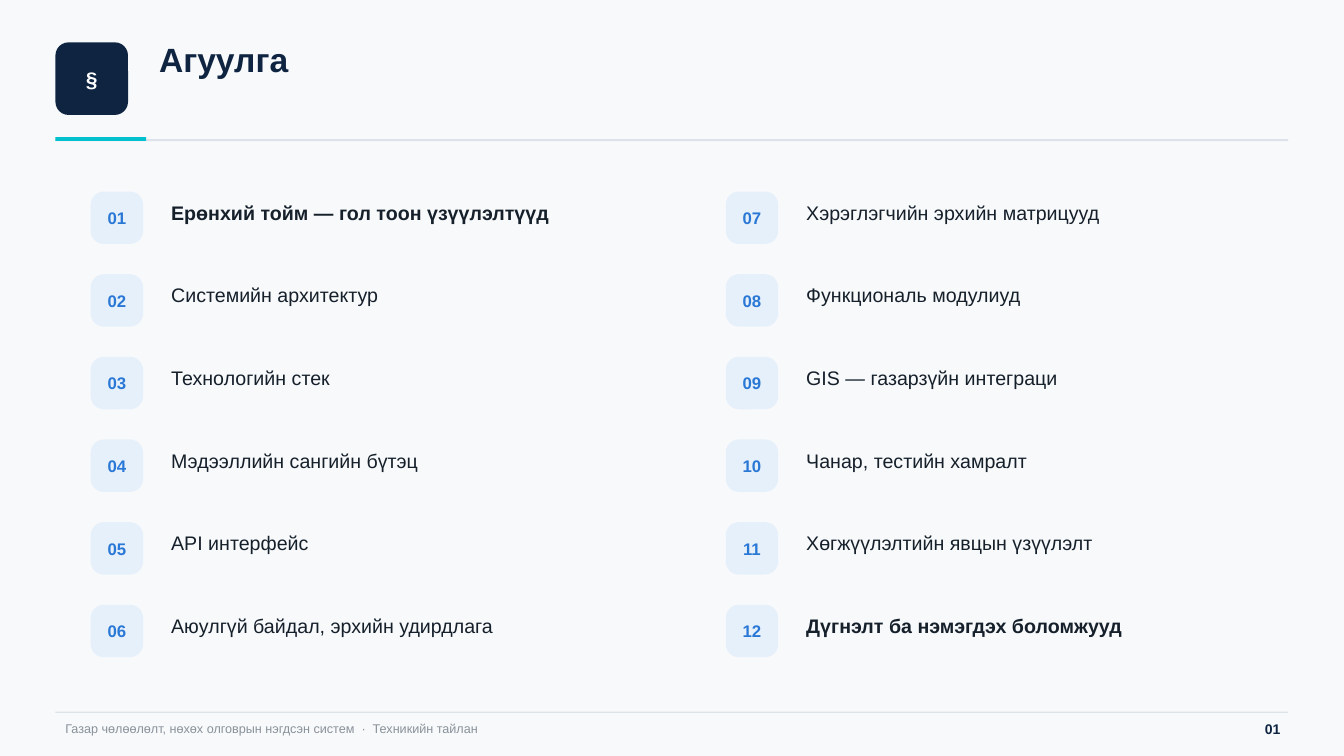
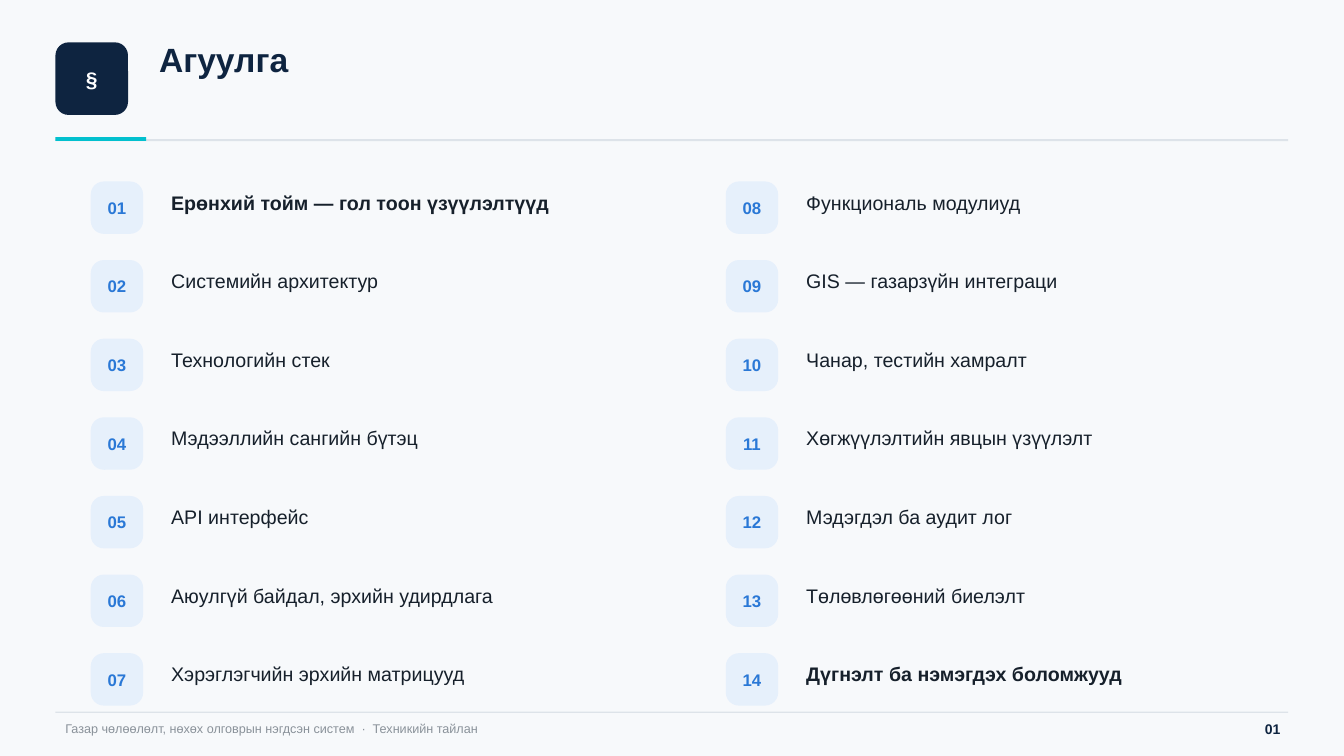
Before and after one commit to bumaa7018/acquisition_frontend, a slide deck: slide 2 of system-tailan.pptx. Drawn at 1344x756 pixels with LibreOffice and Linux fonts; fonts in the diff are those of the drawing. Boxes give left, top, right and bottom in pixels: in the first picture for what was removed or moved away, otherwise in the second. Text is boxed around its words. In the diff, an @@ line names an element or a change of style, - is before the commit and + after.

```diff
--- a/system-tailan.pptx
+++ b/system-tailan.pptx
@@ rounded rectangle "01": place and size @@
-rounded rectangle "01" at bbox=[91, 192, 143, 244]
+rounded rectangle "01" at bbox=[91, 181, 143, 234]
@@ text "Ерөнхий тойм — гол тоон ...": place and size @@
-text "Ерөнхий тойм — гол тоон ..." at bbox=[171, 205, 549, 224]
+text "Ерөнхий тойм — гол тоон ..." at bbox=[171, 195, 549, 214]
@@ text "Функциональ модулиуд": place and size @@
-text "Функциональ модулиуд" at bbox=[806, 288, 1020, 306]
+text "Функциональ модулиуд" at bbox=[806, 196, 1020, 214]
@@ rounded rectangle "02": place and size @@
-rounded rectangle "02" at bbox=[91, 274, 143, 327]
+rounded rectangle "02" at bbox=[91, 260, 143, 313]
@@ text "Системийн архитектур": place and size @@
-text "Системийн архитектур" at bbox=[171, 287, 378, 306]
+text "Системийн архитектур" at bbox=[171, 273, 378, 292]
@@ 2 rounded rectangles, 1 text: place and size @@
-2 rounded rectangles, 1 text at bbox=[726, 274, 1058, 409]
+2 rounded rectangles, 1 text at bbox=[726, 181, 1058, 313]
@@ rounded rectangle "03": place and size @@
-rounded rectangle "03" at bbox=[91, 357, 143, 409]
+rounded rectangle "03" at bbox=[91, 339, 143, 391]
@@ text "Технологийн стек": place and size @@
-text "Технологийн стек" at bbox=[171, 370, 330, 386]
+text "Технологийн стек" at bbox=[171, 352, 330, 368]
@@ rounded rectangle "10": place and size @@
-rounded rectangle "10" at bbox=[726, 440, 778, 492]
+rounded rectangle "10" at bbox=[726, 339, 778, 391]
@@ text "Чанар, тестийн хамралт": place and size @@
-text "Чанар, тестийн хамралт" at bbox=[806, 453, 1026, 472]
+text "Чанар, тестийн хамралт" at bbox=[806, 352, 1026, 371]
@@ rounded rectangle "11": place and size @@
-rounded rectangle "11" at bbox=[726, 522, 778, 575]
+rounded rectangle "11" at bbox=[726, 417, 778, 470]
@@ text "Хөгжүүлэлтийн явцын үзүүлэлт": place and size @@
-text "Хөгжүүлэлтийн явцын үзүүлэлт" at bbox=[806, 535, 1092, 554]
+text "Хөгжүүлэлтийн явцын үзүүлэлт" at bbox=[806, 430, 1092, 449]
@@ 2 texts, 2 rounded rectangles: place and size @@
-2 texts, 2 rounded rectangles at bbox=[91, 440, 418, 575]
+2 texts, 2 rounded rectangles at bbox=[91, 417, 418, 548]
@@ rounded rectangle "12": place and size @@
-rounded rectangle "12" at bbox=[726, 605, 778, 657]
+rounded rectangle "12" at bbox=[726, 496, 778, 548]
@@ text added at bbox=[806, 509, 1012, 528], 14 pt, text #16202B @@
+Мэдэгдэл ба аудит лог
@@ rounded rectangle "06": place and size @@
-rounded rectangle "06" at bbox=[91, 605, 143, 657]
+rounded rectangle "06" at bbox=[91, 575, 143, 627]
@@ text "Аюулгүй байдал, эрхийн удирдлага": place and size @@
-text "Аюулгүй байдал, эрхийн удирдлага" at bbox=[171, 618, 493, 637]
+text "Аюулгүй байдал, эрхийн удирдлага" at bbox=[171, 588, 493, 607]
@@ rounded rectangle added at bbox=[726, 575, 778, 627], fill #E6F0FB, 12 pt, text #2A78D6, bold @@
+13
@@ text added at bbox=[806, 588, 1025, 604], 14 pt, text #16202B @@
+Төлөвлөгөөний биелэлт
@@ rounded rectangle "07": place and size @@
-rounded rectangle "07" at bbox=[726, 192, 778, 244]
+rounded rectangle "07" at bbox=[91, 653, 143, 706]
@@ text "Хэрэглэгчийн эрхийн матрицууд": place and size @@
-text "Хэрэглэгчийн эрхийн матрицууд" at bbox=[806, 205, 1100, 224]
+text "Хэрэглэгчийн эрхийн матрицууд" at bbox=[171, 666, 465, 685]
@@ rounded rectangle added at bbox=[726, 653, 778, 706], fill #E6F0FB, 12 pt, text #2A78D6, bold @@
+14
@@ text "Дүгнэлт ба нэмэгдэх боломжууд": place and size @@
-text "Дүгнэлт ба нэмэгдэх боломжууд" at bbox=[806, 618, 1122, 637]
+text "Дүгнэлт ба нэмэгдэх боломжууд" at bbox=[806, 666, 1122, 685]
```
Also in this commit, not shown: 10 other slides changed, 4 slides added, 6 other files.
